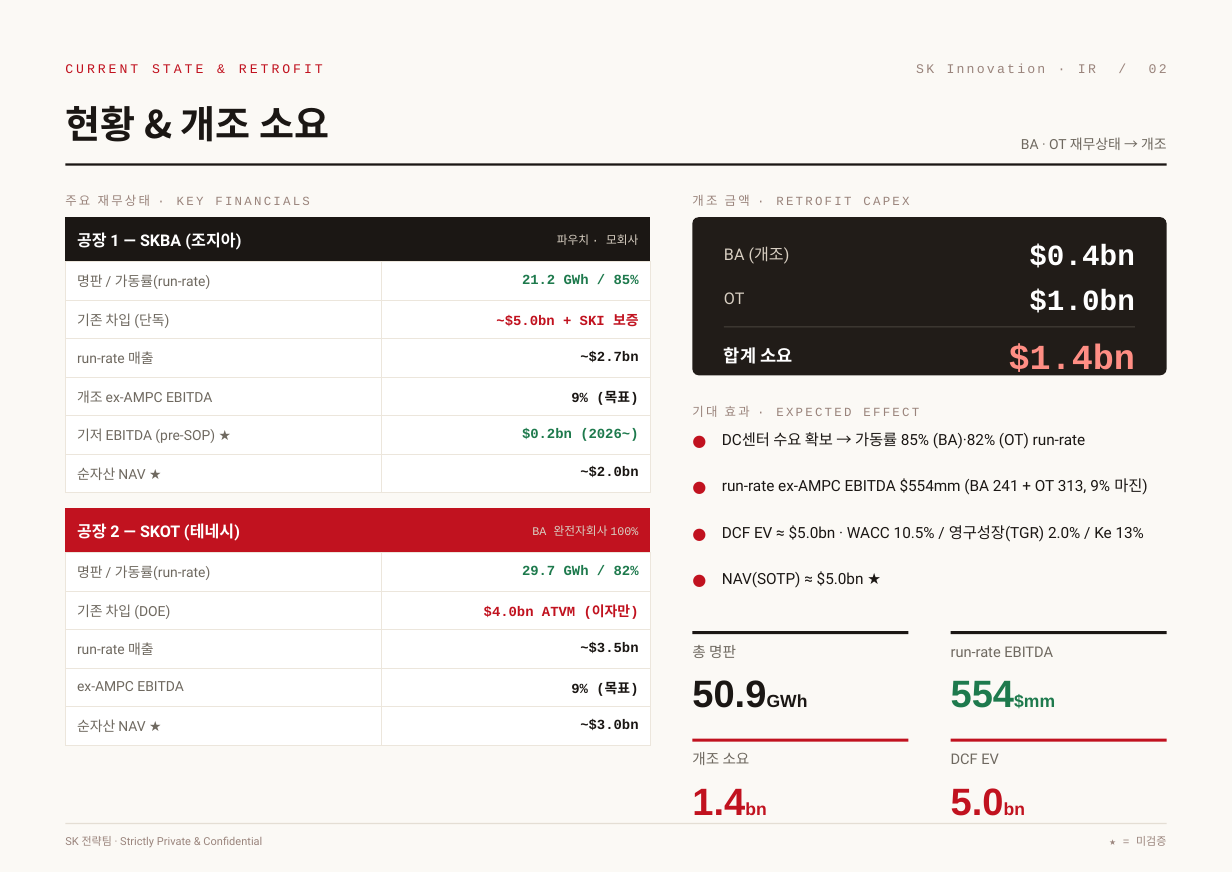
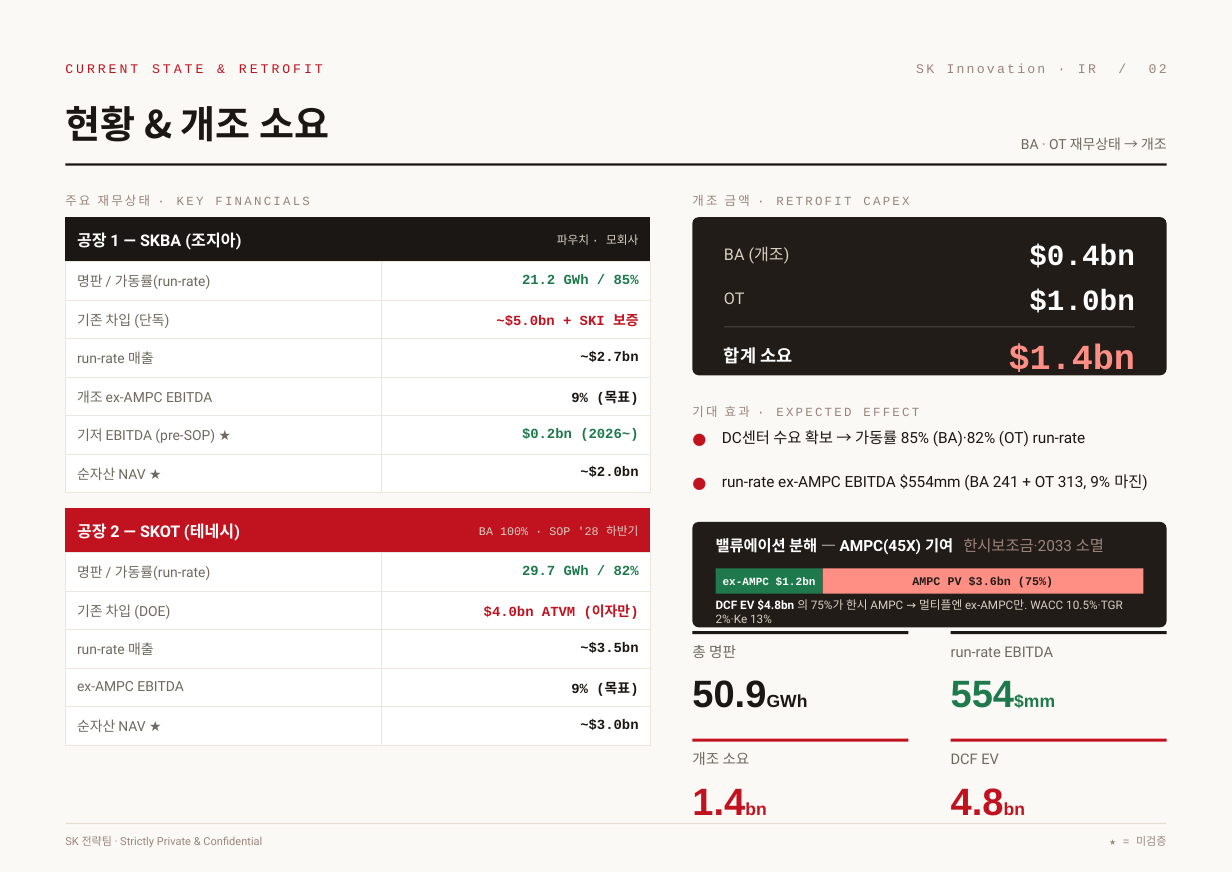
Before and after one commit to ljmcoal-gif/bm-x7k2, a slide deck: slide 2 of sk_valuation_project/output/SK_Funding_v3_editable.pptx. Drawn at 1232x872 pixels with LibreOffice and Linux fonts; fonts in the diff are those of the drawing. Boxes give left, top, right and bottom in pixels: in the first picture for what was removed or moved away, otherwise in the second. Text is boxed around its words. In the diff, an @@ line names an element or a change of style, - is before the commit and + after.

```diff
--- a/sk_valuation_project/output/SK_Funding_v3_editable.pptx
+++ b/sk_valuation_project/output/SK_Funding_v3_editable.pptx
@@ text "●": place and size @@
-text "●" at bbox=[692, 476, 719, 508]
+text "●" at bbox=[692, 472, 719, 504]
@@ text "run-rate ex-AMPC EBITDA $554mm (BA ...": place and size @@
-text "run-rate ex-AMPC EBITDA $554mm (BA ..." at bbox=[722, 478, 1147, 495]
+text "run-rate ex-AMPC EBITDA $554mm (BA ..." at bbox=[722, 474, 1147, 491]
@@ table at bbox=[65, 508, 650, 621] @@
-row 1, column 2: BA 완전자회사 100%
+row 1, column 2: BA 100% · SOP ′28 하반기
@@ text removed at bbox=[692, 523, 719, 554] @@
-●
@@ rounded rectangle added at bbox=[692, 522, 1167, 627], fill #211C18 @@
@@ text added at bbox=[716, 538, 1104, 554], 10.5 pt, text #FFFFFF, bold @@
+밸류에이션 분해 — AMPC(45X) 기여 한시보조금·2033 소멸
@@ text removed at bbox=[692, 569, 719, 601] @@
-●
@@ rectangle added at bbox=[716, 568, 822, 593], fill #1E7A4D @@
@@ rectangle added at bbox=[822, 568, 1142, 593], fill #FF8E84 @@
@@ text at bbox=[716, 599, 1123, 623]: text changed; size 10.5 to 8 pt; text colour #1B1714 to #D8CFC2 @@
-DCF EV ≈ $5.0bn · WACC 10.5% / 영구성장(TGR) 2.0% / Ke 13%
+DCF EV $4.8bn 의 75%가 한시 AMPC → 멀티플엔 ex-AMPC만. WACC 10.5%·TGR 2%·Ke 13%
@@ text "DCF EV $4.8bn 의 75%가 ..." at bbox=[716, 599, 1123, 623]: vertical alignment top to middle @@
@@ text removed at bbox=[722, 571, 864, 588] @@
-NAV(SOTP) ≈ $5.0bn ★
@@ text added at bbox=[723, 577, 816, 586], 7.5 pt, text #FFFFFF, bold @@
+ex-AMPC $1.2bn
@@ text added at bbox=[912, 577, 1053, 588], 8 pt, text #211C18, bold @@
+AMPC PV $3.6bn (75%)
@@ text at bbox=[951, 788, 1004, 816]: text changed @@
-5.0bn
+4.8bn
```
Also in this commit, not shown: 1 other slide changed, 6 other files.
